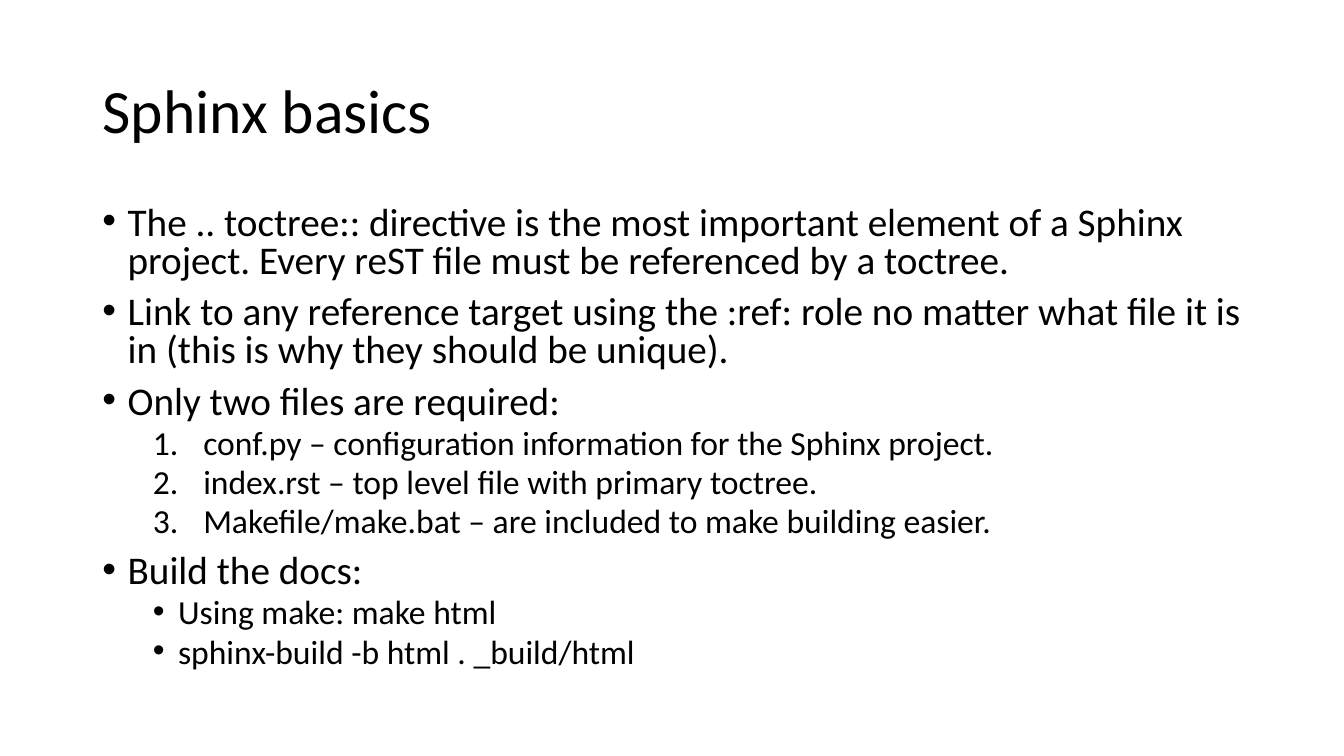
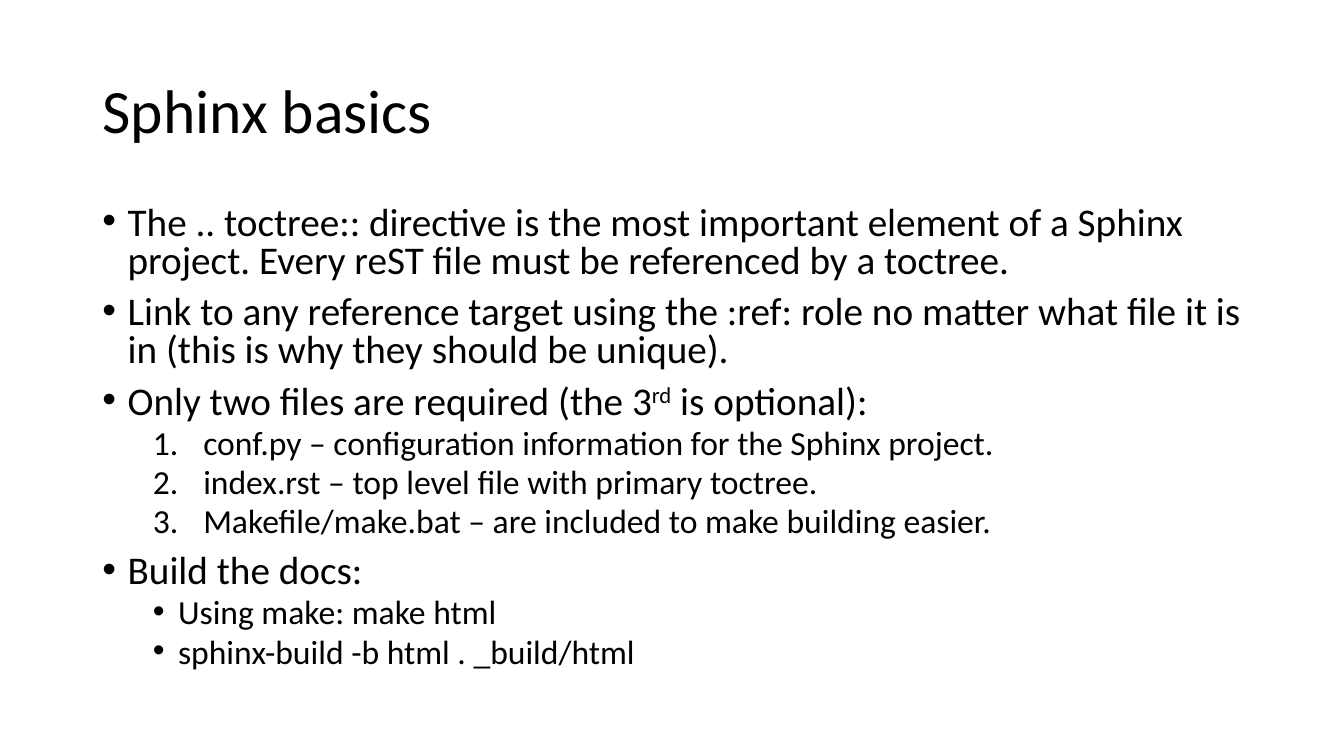
Before and after one commit to intelkevinputnam/tech-writing-school, a slide deck: slide 11 of rest-sphinx-for-open-source.pptx (slide 9 before the commit). Drawn at 1344x756 pixels with LibreOffice and Linux fonts; fonts in the diff are those of the drawing. Boxes give left, top, right and bottom in pixels: in the first picture for what was removed or moved away, otherwise in the second. Text is boxed around its words. In the diff, an @@ line names an element or a change of style, - is before the commit and + after.

Commit message:
Update to pptx.

```diff
--- a/rest-sphinx-for-open-source.pptx
+++ b/rest-sphinx-for-open-source.pptx
@@ text at (128,386,867,422): text changed @@
-• Only two files are required:
+• Only two files are required (the 3rd is optional):
```
Also in this commit, not shown: 1 other slide changed, 2 slides added, 1 other file.
